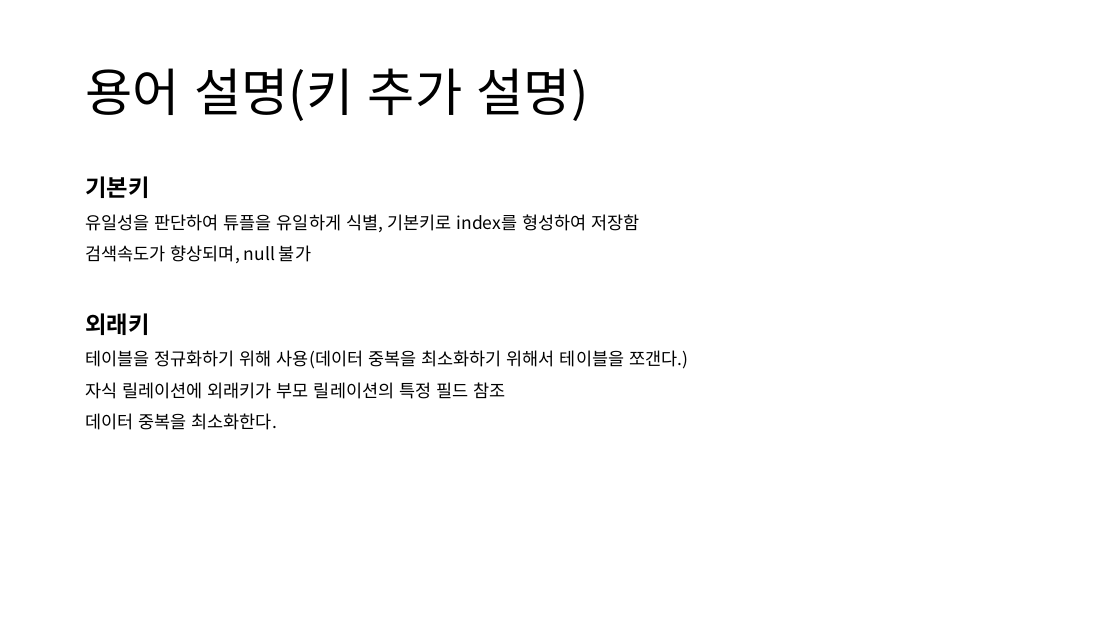
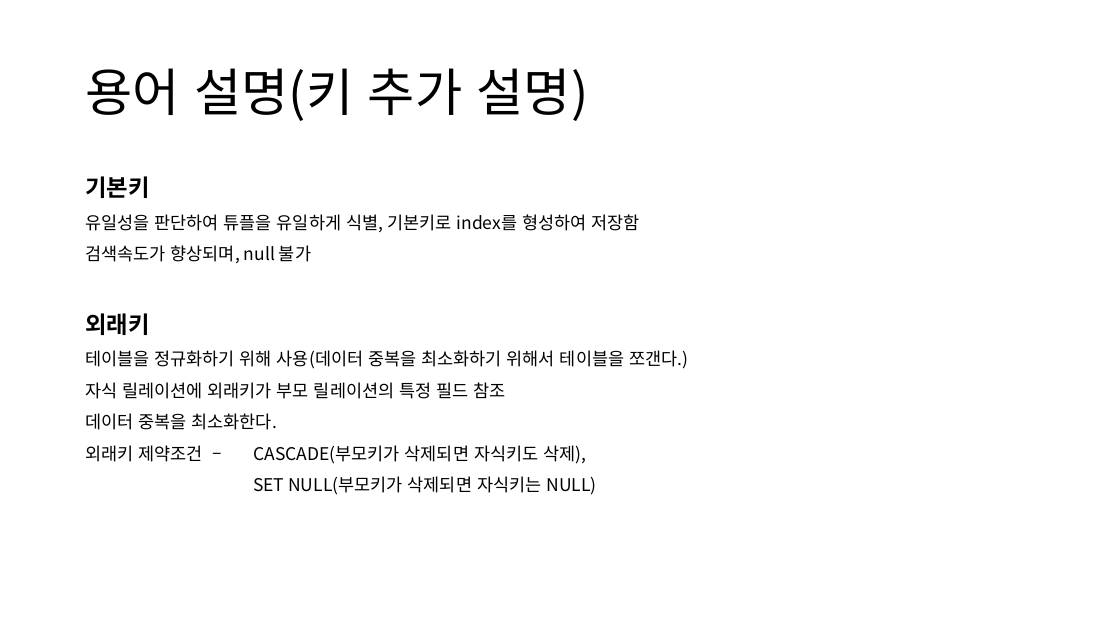
Before and after one commit to 98jiyong/DB, a slide deck: slide 3 of 자료/DB정리.pptx. Drawn at 1120x630 pixels with LibreOffice and Linux fonts; fonts in the diff are those of the drawing. Boxes give left, top, right and bottom in pixels: in the first picture for what was removed or moved away, otherwise in the second. Text is boxed around its words. In the diff, an @@ line names an element or a change of style, - is before the commit and + after.

```diff
--- a/자료/DB정리.pptx
+++ b/자료/DB정리.pptx
@@ text at [85, 445, 596, 495]: paragraphs added @@
+외래키 제약조건 – CASCADE(부모키가 삭제되면 자식키도 삭제),
+SET NULL(부모키가 삭제되면 자식키는 NULL)
```
Also in this commit, not shown: 4 other slides changed, 1 slide added, 1 slide removed, 2 other files.
